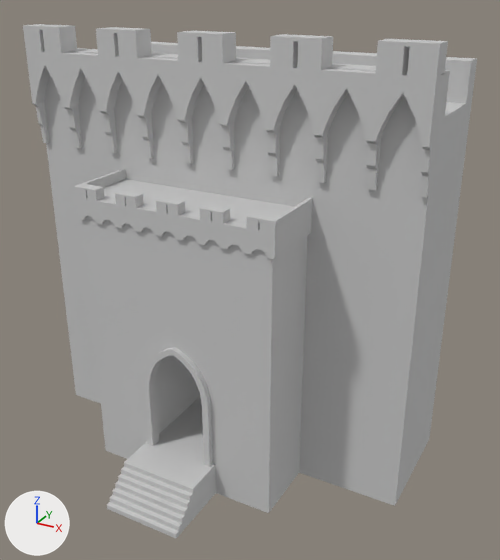
Renders of the FBX model Assets/ModularPieces/CastleWallDoor/CastleWallDoor.FBX from each side of a commit.
Rendered twice from a 50 mm camera at (8.01, -12.6, 11.29) aimed at (0.62, 0.83, 4.58). The axes (+X, +Y, +Z) are drawn at lower left. The lights are the same throughout. Where no turn or scale is listed for an object, it has been applied to the vertices.

The first picture shows 'castleDoor'.
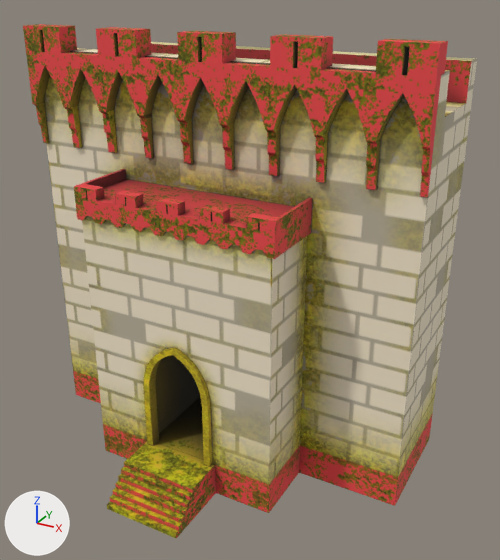
The newer file is also turned or shifted as a whole; pictures and numbers use the older file's frame.

Location of each change, [x1, y1, x2, y2] in pixels of the pictures (500 x 560 px):
'castleDoor', recoloured (grey to beige): [23, 24, 477, 538] in both

The edits, one by one:
Picture 'CastleWallDoorDIFF.tga' (img_castlewalldoordiff_tga) is new.
Material 'castleDoor' (mat_castledoor) is new.
Its texture is img_castlewalldoordiff_tga.
Its roughness is 0.859.
me_mesh has 1015 vertices, 1812 faces and spans x -4.85..4.85, y -3.16..4.69, z 0.0..10.24.
me_mesh no longer uses material mat_01___default (light grey #cacaca).
me_mesh now uses material mat_castledoor (picture img_castlewalldoordiff_tga).
